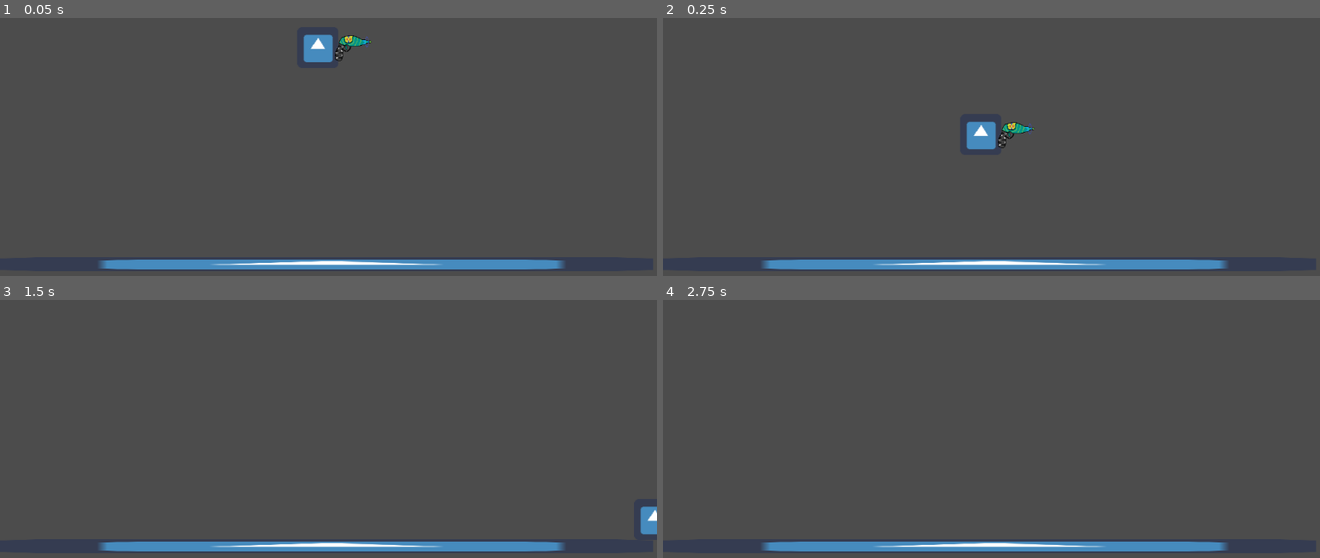
Above: before the commit, frames 1-4 (two rows, left to right).
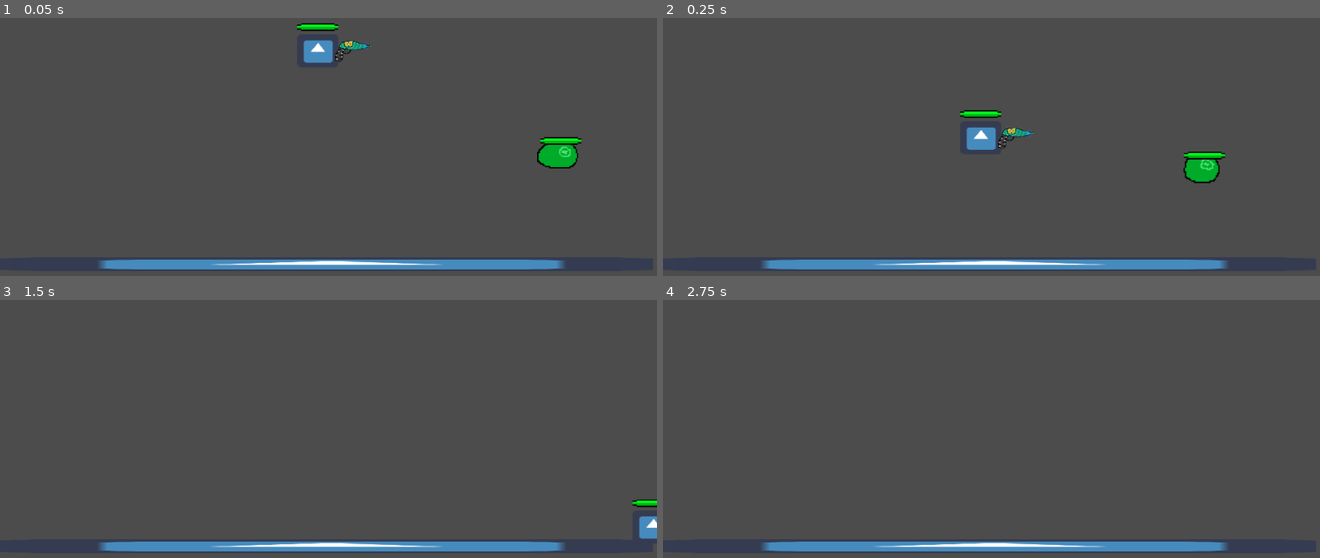
Above: after the commit, the same moments.

Repository: nathanadduci/Embers_of_the_Forgotten
Game: Godot game, scene res://Scenes/Playground.tscn
Two runs of this game, one before a commit and one after it. Both use one fixed random seed, a clock stepped at 60 frames per second and the inputs below. The engine's default icon, where the game draws it, is replaced by a stand-in: a white triangle on a blue panel in a dark square.
Inputs (mouse positions are in pixels of both pictures, inside the frame that each line leads up to):
- Up to frame 1 (0.05 s): no input
- Up to frame 2 (0.25 s): no input
- Up to frame 3 (1.5 s): move the mouse to (473, 449) at 0.52 s; hold Right (ui_right) from 0.53 s (still down); click (473, 449) at 0.67 s; move the mouse to (197, 488) at 1.27 s; click (197, 488) at 1.42 s
- Up to frame 4 (2.75 s): tap Enter at 2 s; move the mouse to (1057, 385) at 2.02 s; release Right (ui_right) at 2.03 s; hold Left (ui_left) from 2.03 s (still down); click (1057, 385) at 2.17 s

The runs differ from the first frame. In frame 1, 1.3% of the frame differs, in the area x 45-89%, y 1-59%; in frame 2, 1.3%; in frame 3, 0.3%; in frame 4, nothing differs.

Commit message:
Added enemy AI, health interactions.
See title. Final commit before code review for my efforts.

Diff:
--- a/Scenes/Playground.tscn
+++ b/Scenes/Playground.tscn
@@ -1,16 +1,64 @@
-[gd_scene load_steps=6 format=2]
+[gd_scene load_steps=25 format=2]
 
 [ext_resource path="res://icon.png" type="Texture" id=1]
 [ext_resource path="res://Scripts/player_movement.gd" type="Script" id=2]
 [ext_resource path="res://data/sprite/laser_pistol.png" type="Texture" id=3]
+[ext_resource path="res://Scripts/slime_movement.gd" type="Script" id=4]
+[ext_resource path="res://data/sprite/Slime/sprite_0.png" type="Texture" id=5]
+[ext_resource path="res://data/sprite/Slime/sprite_3.png" type="Texture" id=6]
+[ext_resource path="res://data/sprite/Slime/sprite_2.png" type="Texture" id=7]
+[ext_resource path="res://data/sprite/Slime/sprite_1.png" type="Texture" id=8]
+[ext_resource path="res://data/sprite/Slime_Death/sprite_5.png" type="Texture" id=9]
+[ext_resource path="res://data/sprite/Slime_Damaged/sprite_1.png" type="Texture" id=10]
+[ext_resource path="res://data/sprite/Slime_Death/sprite_1.png" type="Texture" id=11]
+[ext_resource path="res://data/sprite/Slime_Death/sprite_2.png" type="Texture" id=12]
+[ext_resource path="res://data/sprite/Slime_attack/sprite_2.png" type="Texture" id=13]
+[ext_resource path="res://data/sprite/Slime_Death/sprite_0.png" type="Texture" id=14]
+[ext_resource path="res://data/sprite/Slime_Death/sprite_3.png" type="Texture" id=15]
+[ext_resource path="res://data/sprite/Slime_attack/sprite_1.png" type="Texture" id=16]
+[ext_resource path="res://data/sprite/Slime_Death/sprite_4.png" type="Texture" id=17]
+[ext_resource path="res://data/sprite/Slime_Damaged/sprite_0.png" type="Texture" id=18]
+[ext_resource path="res://data/sprite/Slime_attack/sprite_0.png" type="Texture" id=19]
+[ext_resource path="res://Scripts/HealthDisplay.gd" type="Script" id=20]
 
 [sub_resource type="RectangleShape2D" id=1]
-extents = Vector2( 322.766, 10 )
+extents = Vector2( 350.26, 11.0947 )
 
 [sub_resource type="RectangleShape2D" id=2]
-extents = Vector2( 30.4769, 31.3405 )
+extents = Vector2( 30.4769, 23.9332 )
 
-[node name="Node2D" type="Node2D"]
+[sub_resource type="RectangleShape2D" id=3]
+extents = Vector2( 32, 22 )
+
+[sub_resource type="SpriteFrames" id=4]
+animations = [ {
+"frames": [ ExtResource( 5 ) ],
+"loop": true,
+"name": "idle",
+"speed": 8.0
+}, {
+"frames": [ ExtResource( 18 ), ExtResource( 10 ) ],
+"loop": true,
+"name": "damaged",
+"speed": 8.0
+}, {
+"frames": [ ExtResource( 14 ), ExtResource( 11 ), ExtResource( 12 ), ExtResource( 15 ), ExtResource( 17 ), ExtResource( 9 ) ],
+"loop": false,
+"name": "death",
+"speed": 8.0
+}, {
+"frames": [ ExtResource( 16 ), ExtResource( 13 ), ExtResource( 19 ) ],
+"loop": false,
+"name": "attack",
+"speed": 8.0
+}, {
+"frames": [ ExtResource( 5 ), ExtResource( 8 ), ExtResource( 7 ), ExtResource( 6 ) ],
+"loop": true,
+"name": "move",
+"speed": 8.0
+} ]
+
+[node name="Game" type="Node2D"]
 
 [node name="Ground" type="Sprite" parent="."]
 position = Vector2( 509, 420 )
@@ -26,6 +74,7 @@
 
 [node name="Player" type="KinematicBody2D" parent="."]
 position = Vector2( 495.465, 50.5128 )
+collision_layer = 2
 script = ExtResource( 2 )
 playerGravity = 588.0
 playerSpeed = 600
@@ -34,7 +83,19 @@
 position = Vector2( 0, 0.420441 )
 shape = SubResource( 2 )
 
+[node name="HealthBar" type="TextureProgress" parent="Player"]
+margin_left = -32.0
+margin_top = -38.0
+margin_right = 31.0
+margin_bottom = -22.0
+script = ExtResource( 20 )
+__meta__ = {
+"_edit_use_anchors_": false
+}
+
 [node name="Player Sprite" type="Sprite" parent="Player"]
+position = Vector2( 0, 5 )
+scale = Vector2( 1, 0.8125 )
 texture = ExtResource( 1 )
 
 [node name="Node2D" type="Node2D" parent="Player/Player Sprite"]
@@ -45,7 +106,50 @@
 texture = ExtResource( 3 )
 
 [node name="Slime" type="KinematicBody2D" parent="."]
+position = Vector2( 879, 240 )
+collision_layer = 4
+collision_mask = 17
+script = ExtResource( 4 )
 
 [node name="Slime Collision" type="CollisionShape2D" parent="Slime"]
+shape = SubResource( 3 )
 
 [node name="SlimeSprite" type="AnimatedSprite" parent="Slime"]
+position = Vector2( -2, -7 )
+frames = SubResource( 4 )
+animation = "attack"
+frame = 2
+playing = true
+
+[node name="HealthBar" type="TextureProgress" parent="Slime"]
+margin_left = -29.0
+margin_top = -24.0
+margin_right = 35.0
+margin_bottom = -8.0
+script = ExtResource( 20 )
+__meta__ = {
+"_edit_use_anchors_": false
+}
+
+[node name="Label" type="Label" parent="."]
+visible = false
+margin_left = 221.0
+margin_top = 125.0
+margin_right = 861.0
+margin_bottom = 343.0
+text = "GAME OVER GAME OVER GAME OVER GAME OVER GAME OVER GAME OVER GAME OVER GAME OVER
+GAME OVER GAME OVER GAME OVER GAME OVER GAME OVER GAME OVER GAME OVER GAME OVER
+GAME OVER GAME OVER GAME OVER GAME OVER GAME OVER GAME OVER GAME OVER GAME OVER
+GAME OVER GAME OVER GAME OVER GAME OVER GAME OVER GAME OVER GAME OVER GAME OVER
+GAME OVER GAME OVER GAME OVER GAME OVER GAME OVER GAME OVER GAME OVER GAME OVER
+GAME OVER GAME OVER GAME OVER GAME OVER GAME OVER GAME OVER GAME OVER GAME OVER
+GAME OVER GAME OVER GAME OVER GAME OVER GAME OVER GAME OVER GAME OVER GAME OVER
+GAME OVER GAME OVER GAME OVER GAME OVER GAME OVER GAME OVER GAME OVER GAME OVER
+GAME OVER GAME OVER GAME OVER GAME OVER GAME OVER GAME OVER GAME OVER GAME OVER
+GAME OVER GAME OVER GAME OVER GAME OVER GAME OVER GAME OVER GAME OVER GAME OVER
+GAME OVER GAME OVER GAME OVER GAME OVER GAME OVER GAME OVER GAME OVER GAME OVER
+GAME OVER GAME OVER GAME OVER GAME OVER GAME OVER GAME OVER GAME OVER GAME OVER
+"
+__meta__ = {
+"_edit_use_anchors_": false
+}
--- a/projectile.tscn
+++ b/Scenes/projectile.tscn
@@ -1,14 +1,20 @@
-[gd_scene load_steps=3 format=2]
+[gd_scene load_steps=4 format=2]
 
 [ext_resource path="res://data/sprite/red_laser.png" type="Texture" id=1]
 [ext_resource path="res://Scripts/projectile.gd" type="Script" id=2]
 
+[sub_resource type="RectangleShape2D" id=1]
+extents = Vector2( 10, 4 )
+
 [node name="projectile" type="Node2D"]
 
 [node name="KinematicBody2D" type="KinematicBody2D" parent="."]
+collision_layer = 16
+collision_mask = 5
 script = ExtResource( 2 )
 
 [node name="CollisionShape2D" type="CollisionShape2D" parent="KinematicBody2D"]
+shape = SubResource( 1 )
 
 [node name="red_laser" type="Sprite" parent="KinematicBody2D/CollisionShape2D"]
 position = Vector2( 2, 0 )
--- /dev/null
+++ b/Scripts/HealthDisplay.gd
@@ -0,0 +1,21 @@
+extends TextureProgress
+
+
+var bar_green = preload("res://data/sprite/barHorizontal_green.png")
+
+
+
+# Called when the node enters the scene tree for the first time.
+func _ready():
+	$".".texture_progress = bar_green
+	if get_parent() and get_parent().get("maxHealth"):
+		$".".max_value = get_parent().maxHealth
+		$".".value = get_parent().maxHealth
+
+func _process(delta):
+	pass
+
+func update_healthbar(value):
+	$".".texture_progress = bar_green
+	$".".value = value
+	#print($".".value)
--- a/Scripts/player_movement.gd
+++ b/Scripts/player_movement.gd
@@ -9,41 +9,49 @@
 var playerVelocity = Vector2()
 var playerDistance
 var lastShot = OS.get_ticks_msec()
+var maxHealth = 200
+var currentHealth
+var isDodging = false
 
 
 # Called when the node enters the scene tree for the first time.
 func _ready():
 	playerVelocity.y = playerGravity
+	currentHealth = maxHealth
 
 
 # Called every phys frame. 'delta' is the elapsed time since the previous frame.
 func _physics_process(delta):
+	if(currentHealth > 0):
+		# obtain new y velocity and check crouch
+		if is_on_floor():
+			playerVelocity.y = playerGravity
+			if Input.is_action_pressed("ui_down"):
+				print("is crouched")
+		else:
+			if playerVelocity.y < terminalVelocity:
+				playerVelocity.y += delta * playerGravity
+				if Input.is_action_pressed("ui_down") && playerVelocity.y < terminalVelocity:
+					playerVelocity.y += 50
+			else:
+				playerVelocity.y = terminalVelocity
+		#print(playerVelocity.y)
 
-	# obtain new y velocity and check crouch
-	if is_on_floor():
-		playerVelocity.y = playerGravity
-		if Input.is_action_pressed("ui_down"):
-			print("is crouched")
+		#obtain new x velocity
+		_inputSequence()
+
+		# distance = velocity * time (right?)
+		# playerDistance = playerVelocity * delta
+		move_and_slide(playerVelocity, Vector2(0,-1))
 	else:
-		if playerVelocity.y < terminalVelocity:
-			playerVelocity.y += delta * playerGravity
-			if Input.is_action_pressed("ui_down") && playerVelocity.y < terminalVelocity:
-				playerVelocity.y += 50
-		else:
-			playerVelocity.y = terminalVelocity
-	print(playerVelocity.y)
-
-	#obtain new x velocity
-	_inputSequence()
-
-	# distance = velocity * time (right?)
-	# playerDistance = playerVelocity * delta
-	move_and_slide(playerVelocity, Vector2(0,-1))
+		$"../Label".visible = true
 
 # Get x velocity from LR inputs
 func _inputSequence():
 
-	if Input.is_action_pressed("ui_right") && !Input.is_action_pressed("ui_left"):
+	if (OS.get_ticks_msec()-lastShot) > 500 and Input.is_mouse_button_pressed(BUTTON_LEFT):
+		shoot()
+	elif Input.is_action_pressed("ui_right") && !Input.is_action_pressed("ui_left"):
 		if playerVelocity.x < playerSpeed:
 			playerVelocity.x += (playerSpeed / 10)
 		else:
@@ -53,8 +61,6 @@
 			playerVelocity.x -= (playerSpeed / 10)
 		else:
 			playerVelocity.x = -playerSpeed
-	elif Input.is_mouse_button_pressed(BUTTON_LEFT):
-		shoot()
 	else:
 		if playerVelocity.x > 1 || playerVelocity.x < -1:
 			playerVelocity.x = playerVelocity.x / floatDenominator
@@ -63,8 +69,15 @@
 
 # Shoot a projectile
 func shoot():
-	if (OS.get_ticks_msec() - lastShot) > 500:
-		var projectile = load("res://projectile.tscn")
-		var p = projectile.instance() #The actual projectile object in the scene.
-		add_child_below_node(get_tree().get_current_scene(), p)
-		lastShot = OS.get_ticks_msec()
+	#if (OS.get_ticks_msec() - lastShot) > 500:
+	var projectile = load("res://Scenes/projectile.tscn")
+	var p = projectile.instance() #The actual projectile object in the scene.
+	add_child_below_node(get_tree().get_current_scene().get_node("Player").get_node("Player Sprite").get_node("Node2D"), p)
+	#p.position.x = get_tree().get_current_scene().get_child()
+	lastShot = OS.get_ticks_msec()
+
+# Damage the player
+func damage(dmg):
+	if(!isDodging):
+		currentHealth -= dmg
+		$HealthBar.update_healthbar(currentHealth)
--- a/Scripts/projectile.gd
+++ b/Scripts/projectile.gd
@@ -1,14 +1,21 @@
 extends KinematicBody2D
 
 var velocity = Vector2()
-var movement = 400
+var movement = 500
+var damage = 30
 
 # Called when the node enters the scene tree for the first time.
 func _ready():
-	velocity.x = 3*movement # Replace with function body.
+	velocity.x = movement # Replace with function body.
 
 func _physics_process(delta):
-	move_and_slide(velocity)
-	#print(position.y)
-	if position.x < -1000:
+	#move_and_slide(velocity)
+	velocity.x = movement*delta
+	var collision_info = move_and_collide(velocity)
+	if(collision_info != null and collision_info.collider.get_collision_layer() == 4):
+		#print(collision_info.collider.get_collision_layer())
+		var damageDirection = (collision_info.collider.position.x - position.x) / abs(collision_info.collider.position.x - position.x)
+		collision_info.collider.damage(damage, damageDirection)
 		queue_free()
+	if position.x < -1000 or position.x > 10000:
+		queue_free()
--- /dev/null
+++ b/Scripts/slime_movement.gd
@@ -0,0 +1,89 @@
+extends KinematicBody2D
+
+
+
+export var slimeGravity = 9.81 * 10
+export var slimeSpeed = 150
+export var damageSpeed = 50
+export var terminalVelocity = 1200
+export var floatDenominator = 1.3
+export var slimeJumpImpulse = 400
+var slimeVelocity = Vector2()
+var slimeDistance
+var damageTimer = -OS.get_ticks_msec()
+var damageDirection = 0
+var attackTimer = -OS.get_ticks_msec()
+var maxHealth = 2*50
+var currentHealth
+var attackSwitch = false
+var attackDamage = 20
+
+
+# Called when the node enters the scene tree for the first time.
+func _ready():
+	slimeVelocity.y = slimeGravity
+	currentHealth = maxHealth
+
+
+func _physics_process(delta):
+
+	# obtain new y velocity and check crouch
+	if is_on_floor():
+		if get_parent().get_node("Player").position.y - position.y > 5:
+			slimeVelocity.y = slimeJumpImpulse
+		else:
+			slimeVelocity.y = slimeGravity
+	else:
+		if slimeVelocity.y < terminalVelocity:
+			slimeVelocity.y += delta * slimeGravity
+		else:
+			slimeVelocity.y = terminalVelocity
+	#print(slimeVelocity.y)
+
+	#obtain new x velocity
+	if(currentHealth > 0 and (damageTimer < 0 or OS.get_ticks_msec()-damageTimer>=250)):
+		damageTimer = -OS.get_ticks_msec()
+		if abs($"../Player".position.x-position.x) < 30:
+			slimeVelocity.x = 0
+			$SlimeSprite.play("attack")
+			if(!attackSwitch):
+				$"../Player".damage(attackDamage)
+				attackSwitch = true
+		else:
+			attackSwitch = false
+			if abs(get_parent().get_node("Player").position.x - position.x) > 800:
+				slimeVelocity.x = 0
+				$SlimeSprite.play("idle")
+			elif get_parent().get_node("Player").position.x > position.x:
+				slimeVelocity.x = slimeSpeed
+				$SlimeSprite.play("move")
+			else:
+				slimeVelocity.x = -slimeSpeed
+				$SlimeSprite.play("move")
+	elif(currentHealth < 0 and OS.get_ticks_msec()-damageTimer >= 650):
+		queue_free()
+		print(OS.get_ticks_msec()-damageTimer)
+		#slimeVelocity.x = damageSpeed * damageDirection
+		#$SlimeSprite.play("death")
+
+
+
+	# distance = velocity * time (right?)
+	# playerDistance = slimeVelocity * delta
+	move_and_slide(slimeVelocity, Vector2(0,-1))
+	#var collision_info = move_and_collide(slimeVelocity)
+	#if(damageTimer < 0 and collision_info != null and collision_info.collider.get_collision_layer() == 16):
+	#	damageTimer = OS.get_ticks_msec()
+	#	damageDirection = -(collision_info.collider.position.x - position.x) / abs(collision_info.collider.position.x - position.x)
+
+func damage(dmg, dir):
+	currentHealth -= dmg
+	if damageTimer < 0 :
+		$HealthBar.update_healthbar(currentHealth)
+		damageTimer = OS.get_ticks_msec()
+		damageDirection = dir#-(collision_info.collider.position.x - position.x) / abs(collision_info.collider.position.x - position.x)
+		slimeVelocity.x = damageSpeed * damageDirection
+		if(currentHealth > 0):
+			$SlimeSprite.play("damaged")
+		else:
+			$SlimeSprite.play("death")
--- a/project.godot
+++ b/project.godot
@@ -19,6 +19,23 @@
 run/main_scene="res://Scenes/Playground.tscn"
 config/icon="res://icon.png"
 
+[layer_]
+
+Layer=false
+
+[layer_names]
+
+2d_render/layer_1="platforms"
+2d_physics/layer_1="platforms"
+2d_render/layer_2="player"
+2d_physics/layer_2="player"
+2d_render/layer_3="enemies"
+2d_physics/layer_3="enemies"
+2d_render/layer_4="pickups"
+2d_physics/layer_4="pickups"
+2d_render/layer_5="projectiles"
+2d_physics/layer_5="projectiles"
+
 [rendering]
 
 environment/default_environment="res://default_env.tres"
Renamed: data/sprite/Slime_Death.gif -> Slime_Death.gif
Binary file added: data/sprite/Slime/sprite_0.png
Not shown, added: data/sprite/Slime/sprite_0.png.import
Binary file added: data/sprite/Slime/sprite_1.png
Not shown, added: data/sprite/Slime/sprite_1.png.import
Binary file added: data/sprite/Slime/sprite_2.png
Not shown, added: data/sprite/Slime/sprite_2.png.import
Binary file added: data/sprite/Slime/sprite_3.png
Not shown, added: data/sprite/Slime/sprite_3.png.import
Binary file added: data/sprite/Slime_Damaged/sprite_0.png
Not shown, added: data/sprite/Slime_Damaged/sprite_0.png.import
Binary file added: data/sprite/Slime_Damaged/sprite_1.png
(and 26 more such lines)
